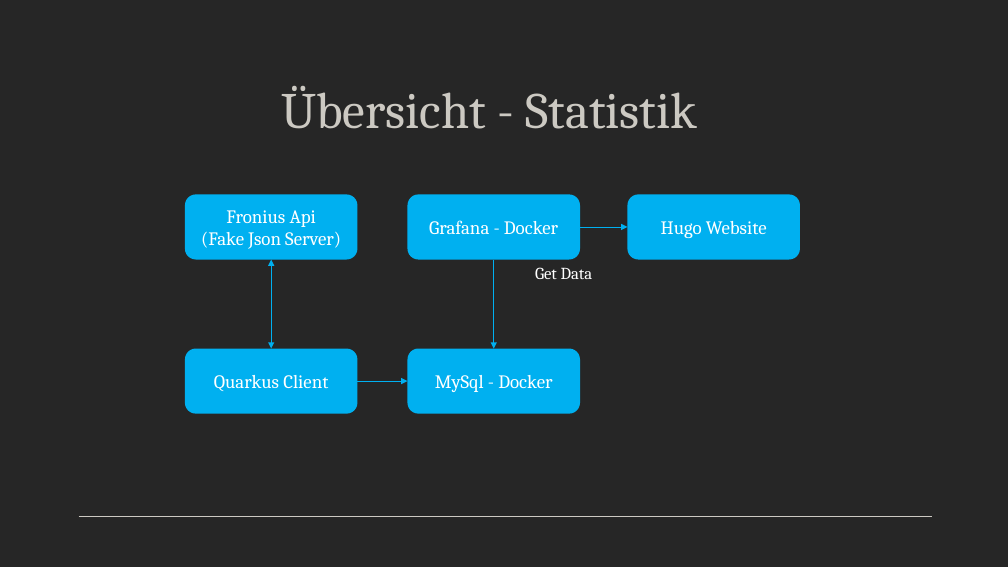
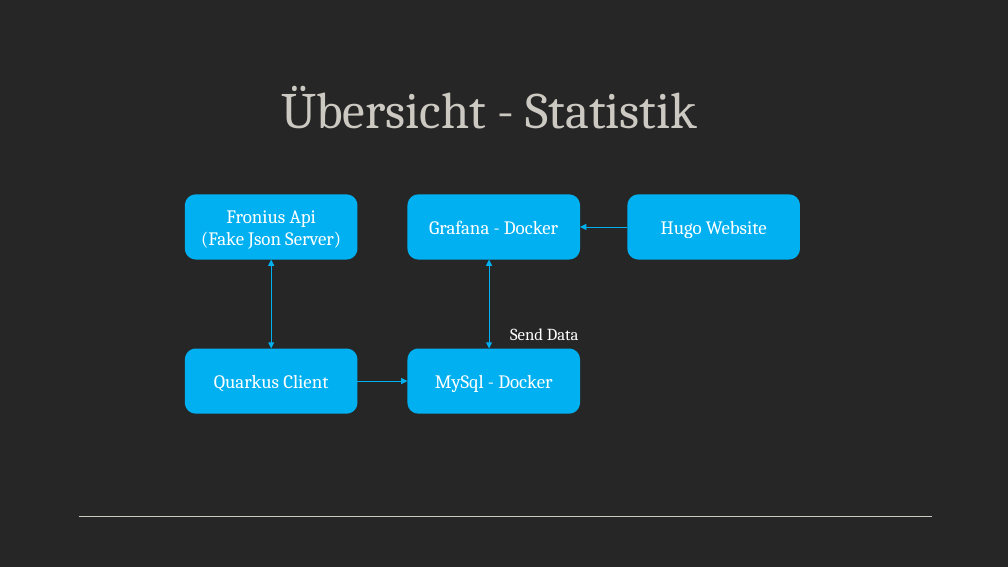
Before and after one commit to Team-Pv-Visualizer/PV-Visualizer, a slide deck: slide 8 of Documents/PVV-Visualizer.pptx (slide 6 before the commit). Drawn at 1008x567 pixels with LibreOffice and Linux fonts; fonts in the diff are those of the drawing. Boxes give left, top, right and bottom in pixels: in the first picture for what was removed or moved away, otherwise in the second. Text is boxed around its words. In the diff, an @@ line names an element or a change of style, - is before the commit and + after.

```diff
--- a/Documents/PVV-Visualizer.pptx
+++ b/Documents/PVV-Visualizer.pptx
@@ arrow moved from (580, 227) - (628, 227) to (628, 227) - (580, 227) @@
@@ arrow moved from (494, 259) - (494, 349) to (489, 349) - (489, 259) @@
@@ arrow (489, 349) - (489, 259): arrow to double arrow @@
@@ text at [510, 328, 579, 340]: text changed @@
-Get Data
+Send Data
```
Also in this commit, not shown: 7 other slides changed, 2 slides added, 21 other files.
